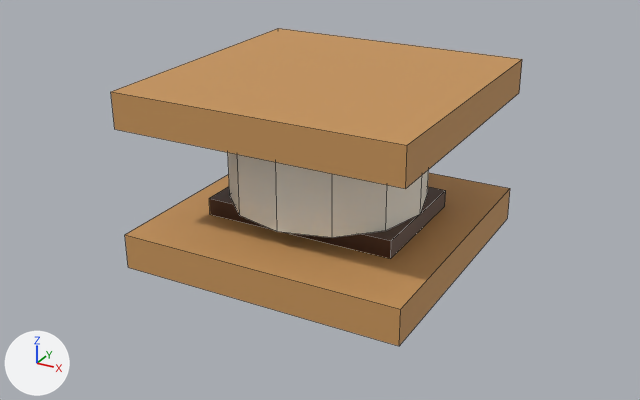
Before and after pictures for a commit that changed the Blender file assets/props/smore.blend.
Rendered twice from a 50 mm camera at (0.0877, -0.1636, 0.0919) aimed at (-0.0001, -0.004, 0.0121). Every picture has the same lights, and +X, +Y and +Z are marked at lower left. The first picture is the older version. Mesh edges are drawn as thin lines.

Objects in the first picture: 'Smore_Chocolate', 'Smore_CrackerBottom', 'Smore_CrackerTop', 'Smore_Marshmallow'.
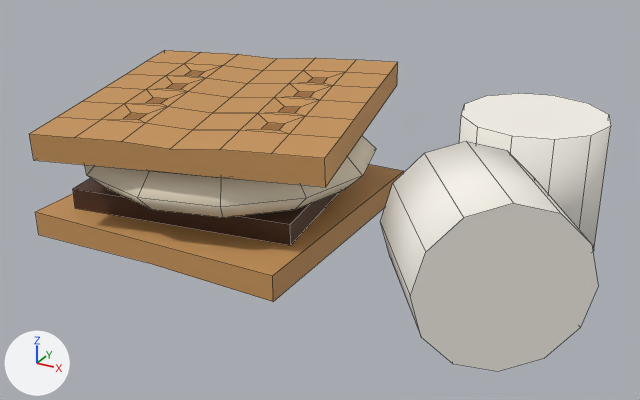
Boxes (x1, y1, x2, y2) around the edits, measured in the pictures (640 x 400 px):
'Smore_CrackerTop', reshaped, moved (10% narrower, 15% shorter)
    before: (111, 28, 522, 189)
    after: (29, 50, 398, 187)
'Smore_CrackerBottom', reshaped, moved (20% shorter)
    before: (125, 173, 510, 346)
    after: (36, 164, 404, 302)
'Marshmallow_Lying', added
    after: (381, 141, 598, 372)
'Smore_Marshmallow', reshaped, moved
    before: (228, 153, 429, 238)
    after: (85, 136, 376, 217)
'Marshmallow_Standing', added
    after: (459, 93, 611, 251)
'Smore_Chocolate', reshaped, moved
    before: (209, 187, 446, 258)
    after: (73, 178, 339, 245)
part 3 of me_smore_marshmallow, reshaped
    before: (228, 153, 429, 238)
    after: (85, 136, 376, 217)

The change, as a list of edits to the scene's bpy script:
```text
Change me_smore_crackerbottom:
    remove me_smore_crackerbottom.from_pydata(...)  # 8 vertices, 6 faces; spans x -0.0325..0.0325, y -0.0325..0.0325, z -0.004..0.004
    add me_smore_crackerbottom.from_pydata(...)  # 10 vertices, 7 faces; spans x -0.0325..0.0325, y -0.0325..0.0325, z -0.003..0.003
    me_smore_crackerbottom part 1: the whole mesh is rebuilt
Change me_smore_chocolate:
    remove me_smore_chocolate.from_pydata(...)  # 8 vertices, 6 faces; spans x -0.0225..0.0225, y -0.015..0.015, z -0.002..0.002
    add me_smore_chocolate.from_pydata(...)  # 8 vertices, 6 faces; spans x -0.0307..0.0307, y -0.0286..0.0286, z -0.0025..0.0025
    me_smore_chocolate part 2
    me_smore_chocolate.vertices[0].co: (-0.0225, -0.015, -0.002) -> (-0.0238, -0.0286, -0.0025)  # pixel (209, 214) -> pixel (75, 208)
    me_smore_chocolate.vertices[1].co: (-0.0225, -0.015, 0.002) -> (-0.0238, -0.0286, 0.0025)  # pixel (209, 198) -> pixel (72, 188)
    me_smore_chocolate.vertices[2].co: (-0.0225, 0.015, -0.002) -> (-0.0307, 0.0209, -0.0025)
    me_smore_chocolate.vertices[3].co: (-0.0225, 0.015, 0.002) -> (-0.0307, 0.0209, 0.0025)
    me_smore_chocolate.vertices[4].co: (0.0225, -0.015, -0.002) -> (0.0307, -0.0209, -0.0025)  # pixel (390, 258) -> pixel (290, 245)
    me_smore_chocolate.vertices[5].co: (0.0225, -0.015, 0.002) -> (0.0307, -0.0209, 0.0025)  # pixel (391, 240) -> pixel (290, 224)
    me_smore_chocolate.vertices[6].co: (0.0225, 0.015, -0.002) -> (0.0238, 0.0286, -0.0025)  # pixel (444, 206) -> not seen
    me_smore_chocolate.vertices[7].co: (0.0225, 0.015, 0.002) -> (0.0238, 0.0286, 0.0025)  # pixel (445, 190) -> not seen
Change me_smore_marshmallow:
    remove me_smore_marshmallow.from_pydata(...)  # 24 vertices, 14 faces; spans x -0.0225..0.0225, y -0.0225..0.0225, z -0.01..0.01
    add me_smore_marshmallow.from_pydata(...)  # 62 vertices, 72 faces; spans x -0.036..0.036, y -0.034..0.034, z -0.009..0.009
    me_smore_marshmallow part 3: 24 vertices removed from x -0.0225..0.0225, y -0.0225..0.0225, z -0.01..0.01; 62 vertices added at x -0.036..0.036, y -0.034..0.034, z -0.009..0.009, forming a UV sphere (12 segments, 6 rings, poles along z)
    me_smore_marshmallow part 4: the surface is now shaded smooth
Change me_smore_crackertop:
    remove me_smore_crackertop.from_pydata(...)  # 8 vertices, 6 faces; spans x -0.0325..0.0325, y -0.0325..0.0325, z -0.004..0.004
    add me_smore_crackertop.from_pydata(...)  # 85 vertices, 73 faces; spans x -0.0386..0.0386, y -0.0386..0.0386, z -0.005..0.005
    me_smore_crackertop part 5: 8 vertices removed from x -0.0325..0.0325, y -0.0325..0.0325, z -0.004..0.004; 85 vertices added at x -0.0386..0.0386, y -0.0386..0.0386, z -0.005..0.005
    add me_smore_crackertop.materials.append(mat_smore_crackerdot)  # brown #9c6a36
Change ob_smore_crackerbottom:
    ob_smore_crackerbottom.location: (0.0, 0.0, 0.004) -> (-0.0293, 0.0026, 0.003)
Change ob_smore_chocolate:
    ob_smore_chocolate.location: (0.0, 0.0, 0.01) -> (-0.0313, 0.0046, 0.0085)
Change ob_smore_marshmallow:
    ob_smore_marshmallow.location: (0.0, 0.0, 0.022) -> (-0.0283, 0.0016, 0.0175)
Change ob_smore_crackertop:
    ob_smore_crackertop.location: (0.0, 0.0, 0.036) -> (-0.0263, 0.0006, 0.0285)
Add ob_marshmallow_lying:
    ob_marshmallow_lying = bpy.data.objects.new('Marshmallow_Lying', me_marshmallow_lying)  # 24 vertices, 14 faces; spans x -0.0221..0.0221, y -0.0218..0.0218, z -0.0165..0.0165; in mat_marshmallow_plain (white #f7f3ea)
    ob_marshmallow_lying.location = (0.0427, -0.0194, 0.0165)
Add ob_marshmallow_standing:
    ob_marshmallow_standing = bpy.data.objects.new('Marshmallow_Standing', me_marshmallow_standing)  # a 12-sided cylinder along z spanning x -0.0165..0.0165, y -0.0165..0.0165, z -0.015..0.015; in mat_marshmallow_plain (white #f7f3ea)
    ob_marshmallow_standing.location = (0.0387, 0.0246, 0.015)
```
